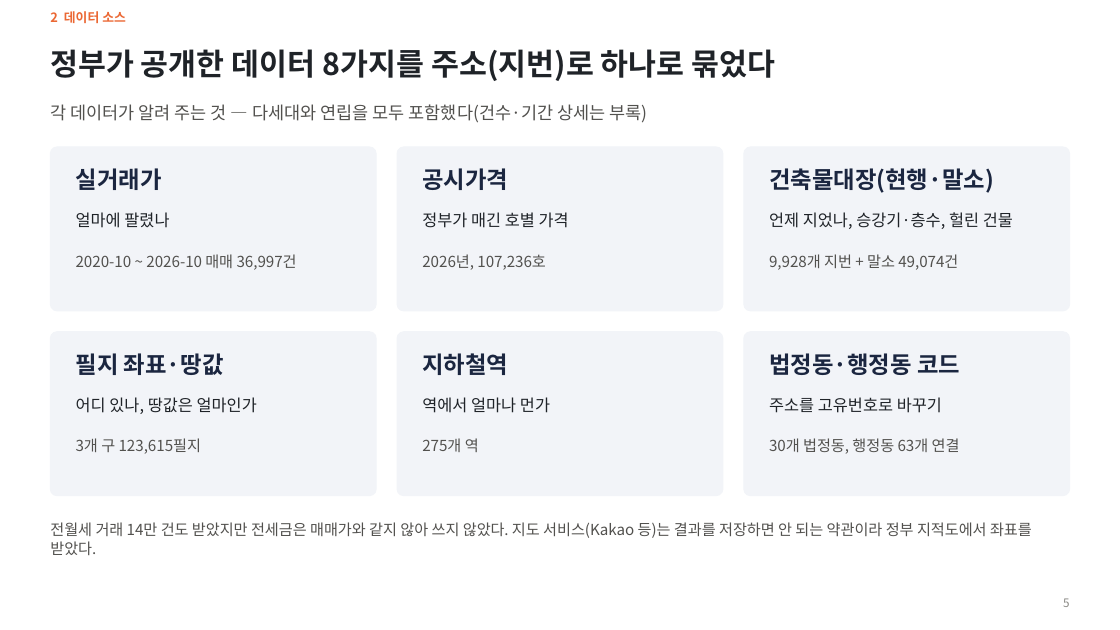
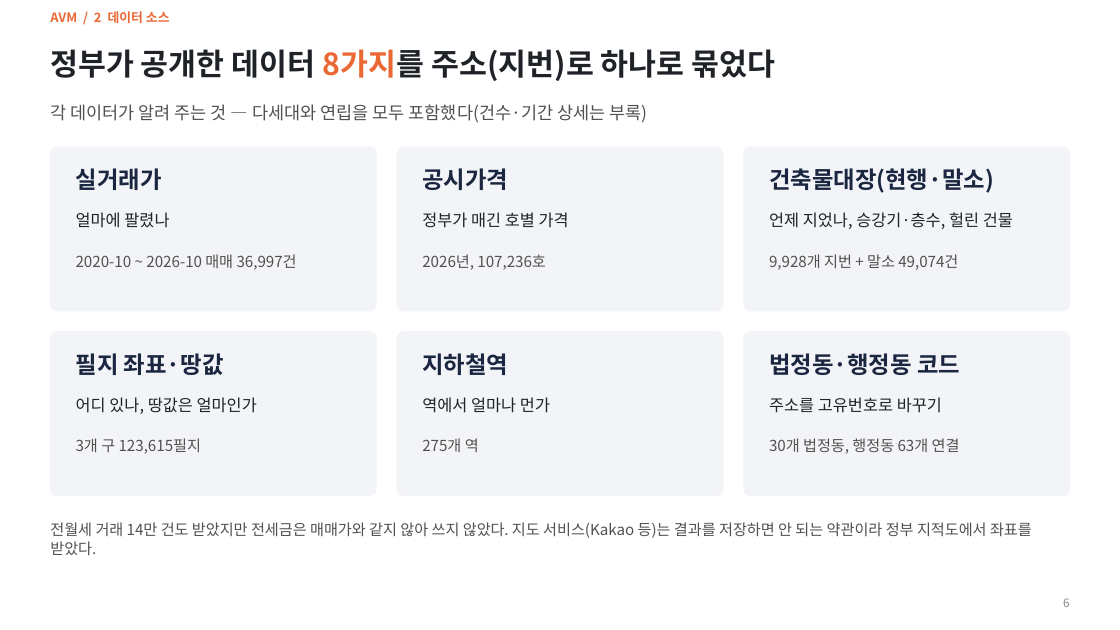
Before and after one commit to KimInSeok-DA/DA_Seoul_Villa_AVM, a slide deck: slide 6 of presentation/AVM_발표.pptx (slide 5 before the commit). Drawn at 1120x630 pixels with LibreOffice and Linux fonts; fonts in the diff are those of the drawing. Boxes give left, top, right and bottom in pixels: in the first picture for what was removed or moved away, otherwise in the second. Text is boxed around its words. In the diff, an @@ line names an element or a change of style, - is before the commit and + after.

```diff
--- a/presentation/AVM_발표.pptx
+++ b/presentation/AVM_발표.pptx
@@ title "정부가 공개한 데이터 8가지를 주소(지번)로 ..." at [50, 49, 775, 81]: text colour #1F2328 to #EB6834 in "8가지를" @@
@@ text at [50, 11, 170, 23]: text changed @@
-2 데이터 소스
+AVM / 2 데이터 소스
```
Also in this commit, not shown: 24 other slides changed, 2 slides added, 9 other files.
